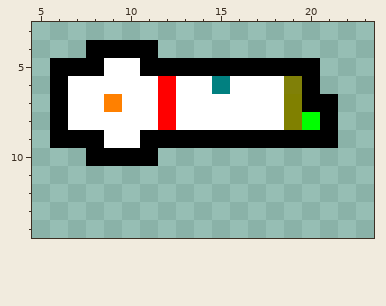
Pixel-art sprite, stored at levels/4.png. The picture above was drawn from the file before the commit.
The file is 27x15 pixels. Colours within 5 levels of each other are drawn and written as one. Shown: x 5..23, y 3..14.
Now the later version:
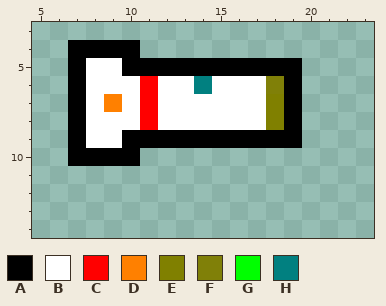
Palette (. is transparent): A #000000  B #ffffff  C #ff0000  D #ff8000  E #808000  F #808008  G #00ff00  H #018080
What changed:
Changed rows in their new state; - is an unchanged pixel.
first column x 6:
 4 -A---.----------
 5 .-B-A---------.-
 6 .A---CB-HB--FA.-
 7 .A---CB-----EA..
 8 .A---CB-----EA..
 9 .-B-A---------..
10 -A---.----------
Where, in picture pixels (left, top, right, bottom), the same in both pictures:
changed: (50, 40, 338, 166)
